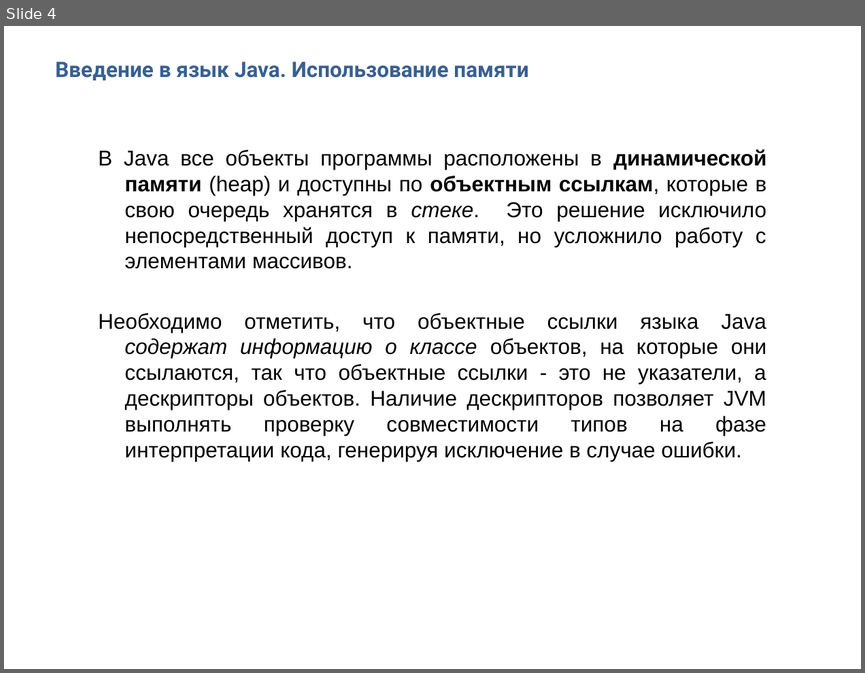
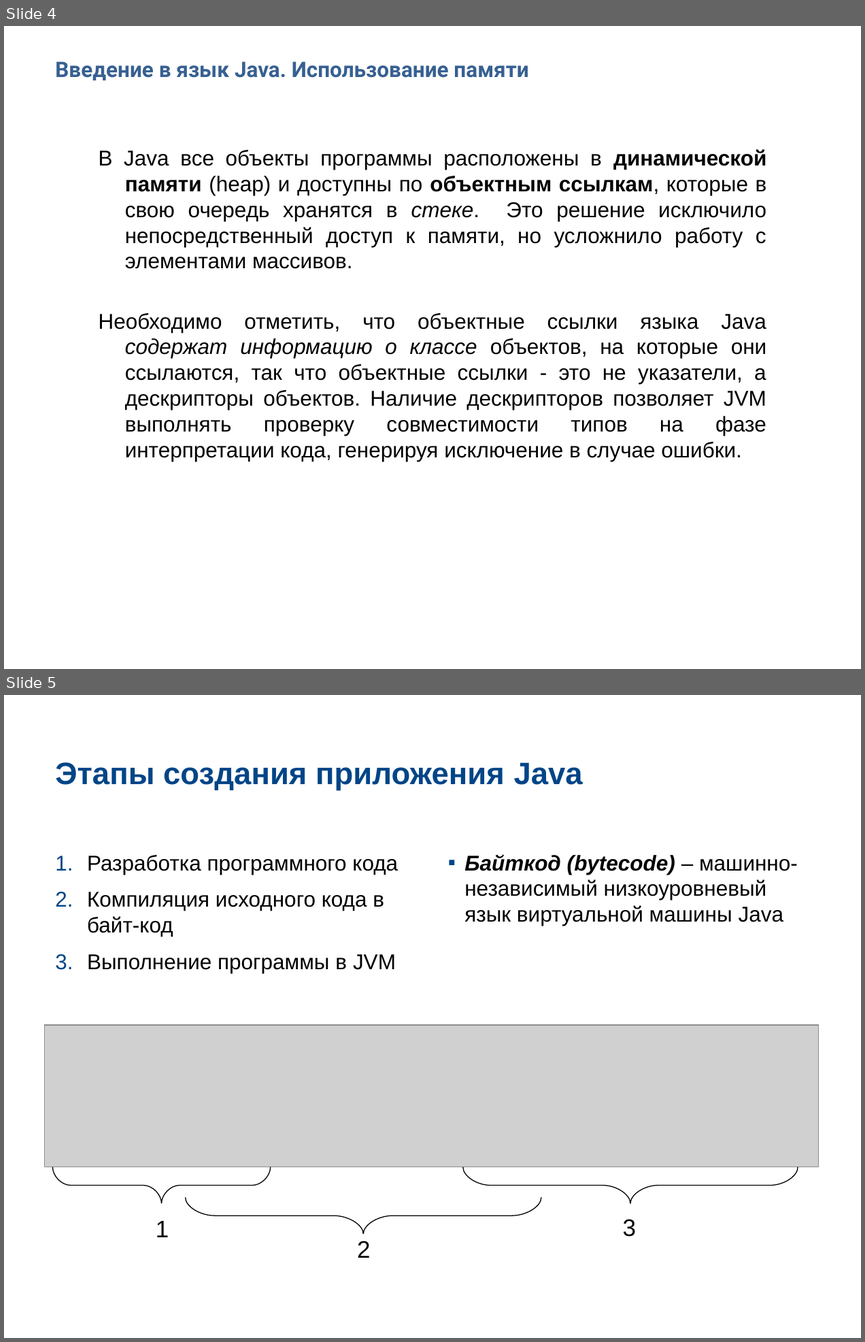
Before and after one commit to Vyacheslav2023/javase0111, a slide deck: presentation/JavaSE101Основы.pptx. Shown one above the other, each under a label of ours: slide 4 before the commit, slides 4 and 5 after it. The pictures are 865x673 and 865x1342 pixels, drawn with LibreOffice and Linux fonts; fonts in the diff are those of the drawing; grey boxes stand for pictures; background and template pictures are left out. Boxes give left, top, right and bottom in pixels: in the first picture for what was removed or moved away, otherwise in the second. Text is boxed around its words. In the diff, an @@ line names an element or a change of style, - is before the commit and + after.

```diff
--- a/presentation/JavaSE101Основы.pptx
+++ b/presentation/JavaSE101Основы.pptx
@@ slide 5 added at (4, 695, 861, 1338), background picture (left out) @@
@@ free added at (47, 721, 818, 828), 26 pt, text #004587, bold @@
+Этапы создания приложения Java
@@ free added at (47, 845, 426, 1266), 18 pt, text #000000 @@
+1. Разработка программного кода
+2. Компиляция исходного кода в байт-код
+3. Выполнение программы в JVM
@@ free added at (439, 845, 818, 1266), 18 pt, text #000000 @@
+▪ Байткод (bytecode) – машинно-независимый низкоуровневый язык виртуальной машины Java
@@ picture added at (44, 1025, 818, 1167) @@
@@ freeform shape added at (52, 1167, 270, 1204), outline #000000 0.74 pt @@
@@ freeform shape added at (463, 1166, 798, 1203), outline #000000 0.74 pt @@
@@ freeform shape added at (186, 1197, 541, 1234), outline #000000 0.74 pt @@
@@ free added at (147, 1209, 177, 1246), 20 pt, text #000000 @@
+1
@@ free added at (614, 1207, 644, 1245), 20 pt, text #000000 @@
+3
@@ free added at (349, 1229, 379, 1268), 20 pt, text #000000 @@
+2
```
Also in this commit, not shown: 3 slides changed, 7 other slides added, 3 other files.
